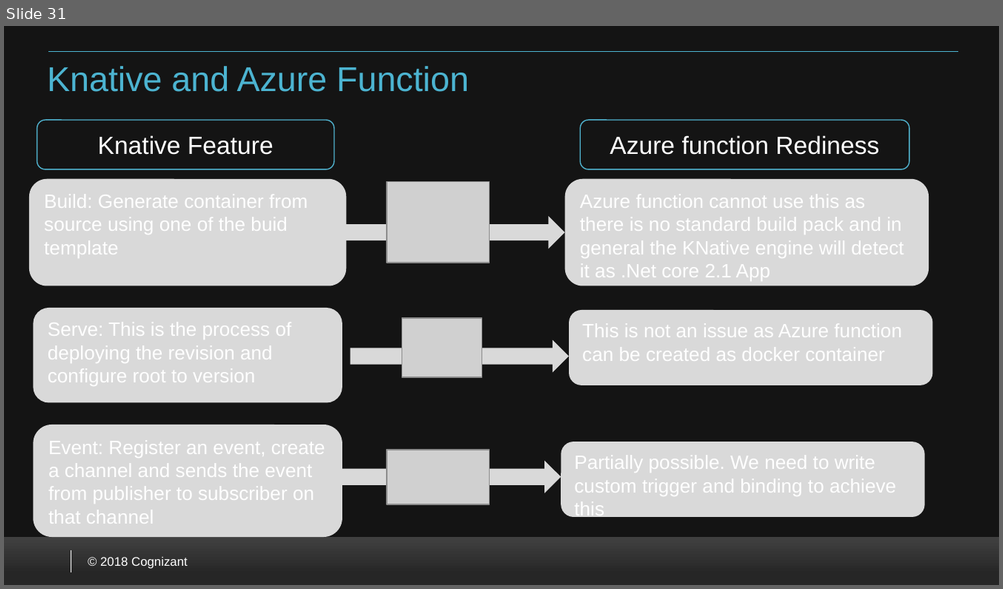
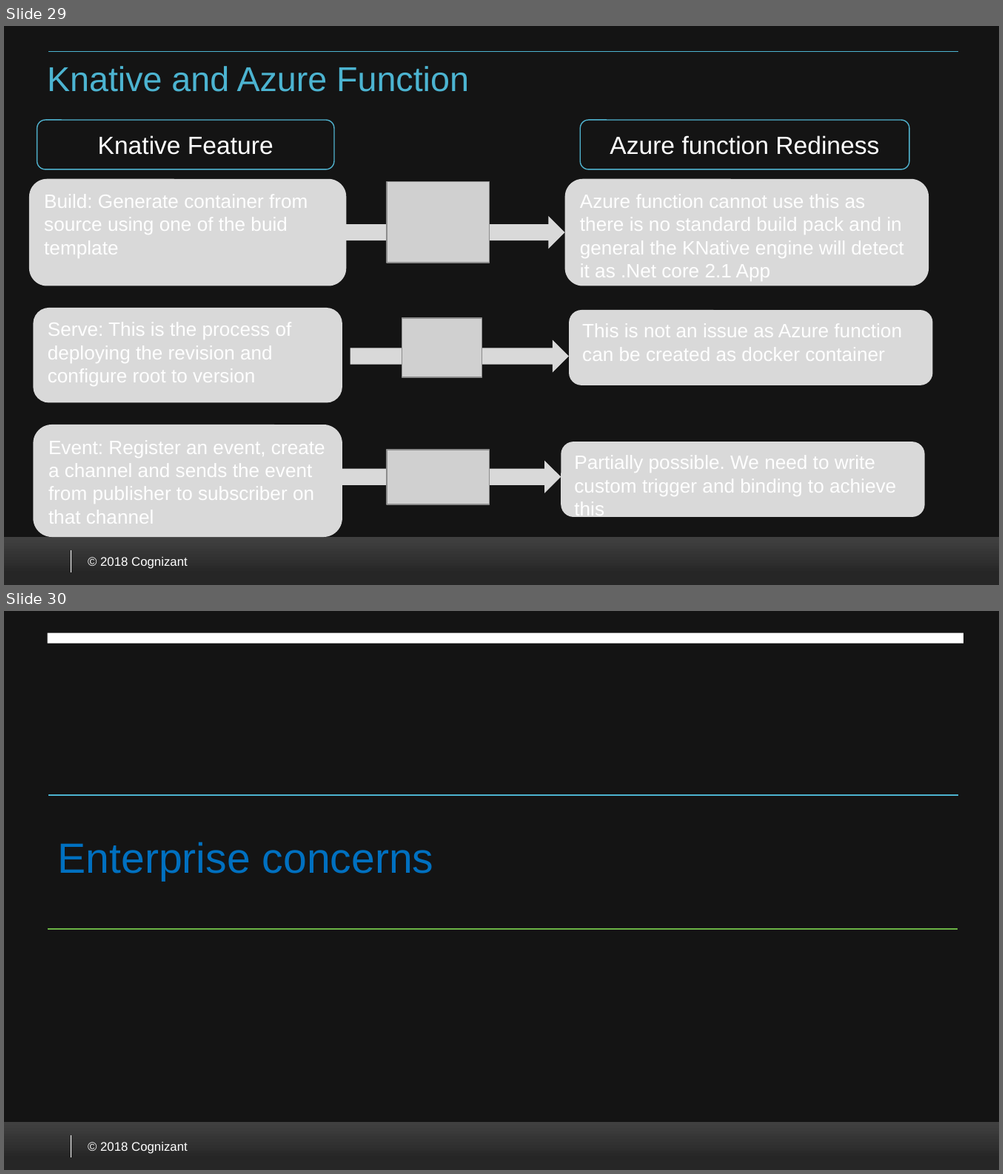
Before and after one commit to VenkateshSrini/MyDocuments, a slide deck: Azurefunction 2.0.pptx. Shown one above the other, each under a label of ours: slide 31 before the commit, slides 29 and 30 after it. The pictures are 1003x589 and 1003x1174 pixels, drawn with LibreOffice and Linux fonts; fonts in the diff are those of the drawing; grey boxes stand for pictures; background and template pictures are left out. Boxes give left, top, right and bottom in pixels: in the first picture for what was removed or moved away, otherwise in the second. Text is boxed around its words. In the diff, an @@ line names an element or a change of style, - is before the commit and + after.

Commit message:
uploaded enterprise concern security

```diff
--- a/Azurefunction 2.0.pptx
+++ b/Azurefunction 2.0.pptx
@@ slide 30 added at [4, 611, 999, 1170], background #FFFFFF; not listed: 5 template elements that a slide beside it also shows @@
@@ rectangle added at [48, 633, 964, 643], fill #FFFFFF @@
@@ line added from (48, 795) to (958, 795), #6BB445 1 pt @@
@@ text added at [58, 842, 434, 880], 30.6 pt, text #0070C0 @@
+Enterprise concerns
@@ line added from (48, 929) to (957, 929), #4CB4D1 1 pt @@
@@ what was slide 31 is now slide 29 @@
```
Also in this commit, not shown: 2 slides changed, 4 other slides added.
